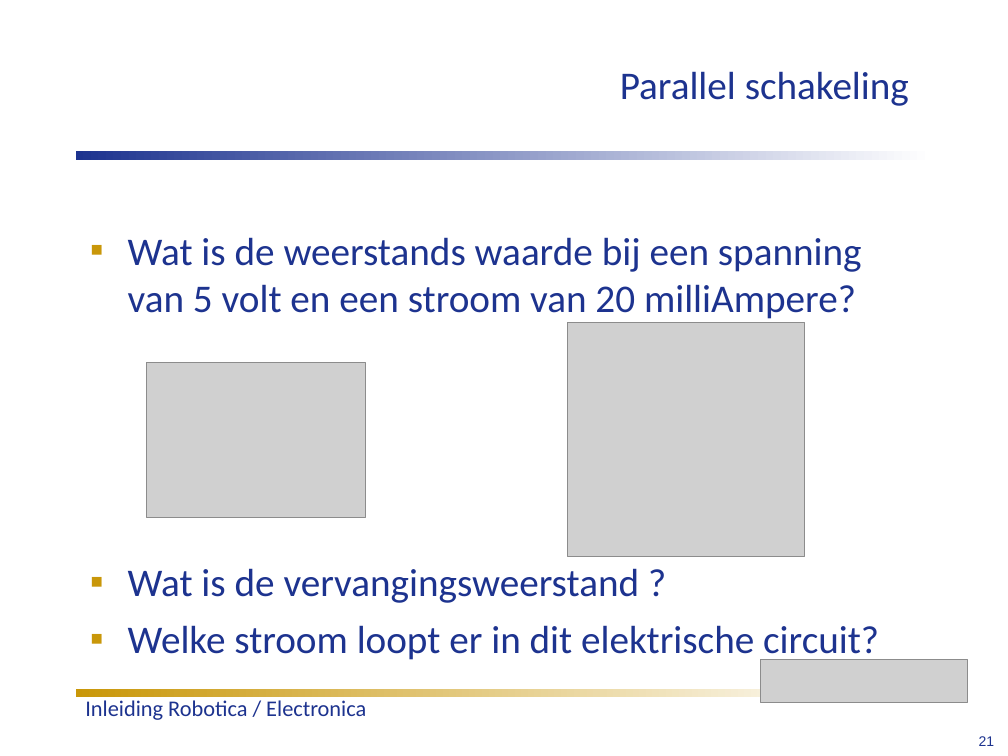
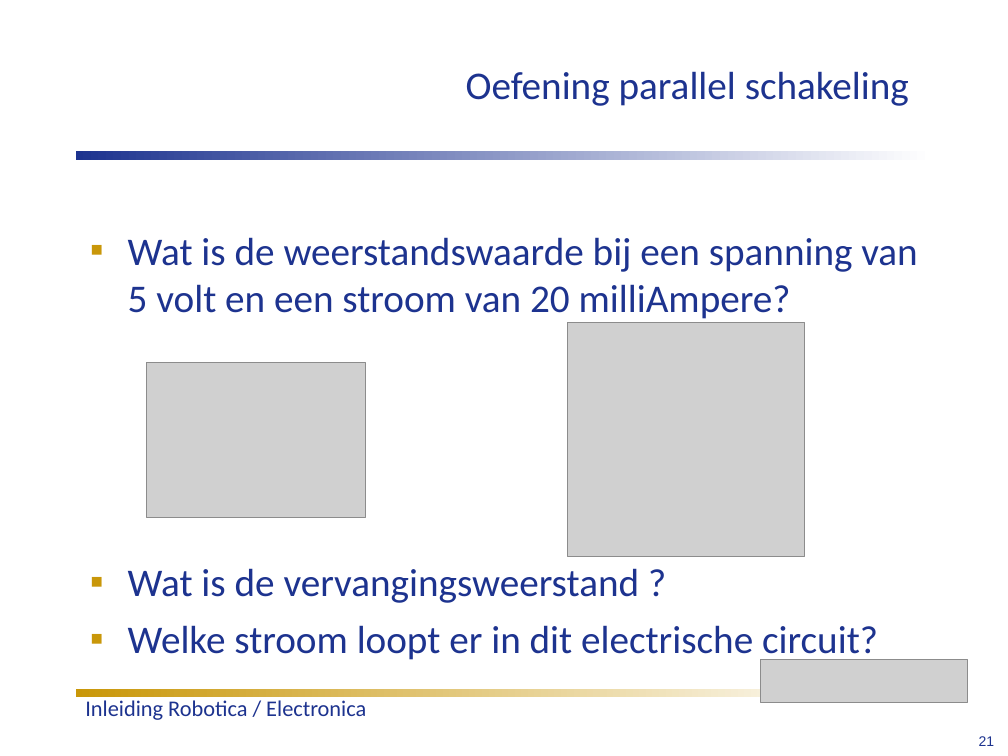
Before and after one commit to humiq/Greendevelopment, a slide deck: slide 21 of trunk/documents/Colleges/ISIROB College 1.ppt. Drawn at 1008x756 pixels with LibreOffice and Linux fonts; fonts in the diff are those of the drawing; grey boxes stand for pictures; background and template pictures are left out. Boxes give left, top, right and bottom in pixels: in the first picture for what was removed or moved away, otherwise in the second. Text is boxed around its words. In the diff, an @@ line names an element or a change of style, - is before the commit and + after.

```diff
--- a/trunk/documents/Colleges/ISIROB College 1.ppt
+++ b/trunk/documents/Colleges/ISIROB College 1.ppt
@@ title at [466,71,909,106]: text changed @@
-Parallel schakeling
+Oefening parallel schakeling
@@ text at [128,237,917,319]: spaces changed @@
-▪ Wat is de weerstands waarde bij een spanning van 5 volt en een stroom van 20 milliAmpere?
+▪ Wat is de weerstandswaarde bij een spanning van 5 volt en een stroom van 20 milliAmpere?
@@ text at [128,625,878,663]: text changed @@
-▪ Welke stroom loopt er in dit elektrische circuit?
+▪ Welke stroom loopt er in dit electrische circuit?
```
Also in this commit, not shown: 7 other slides changed, 1 other file.
